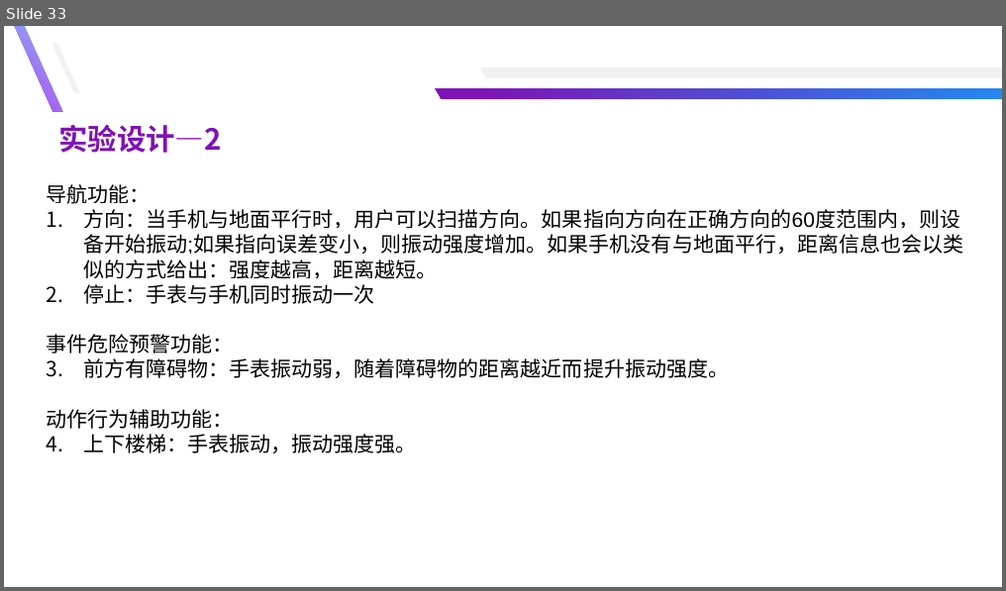
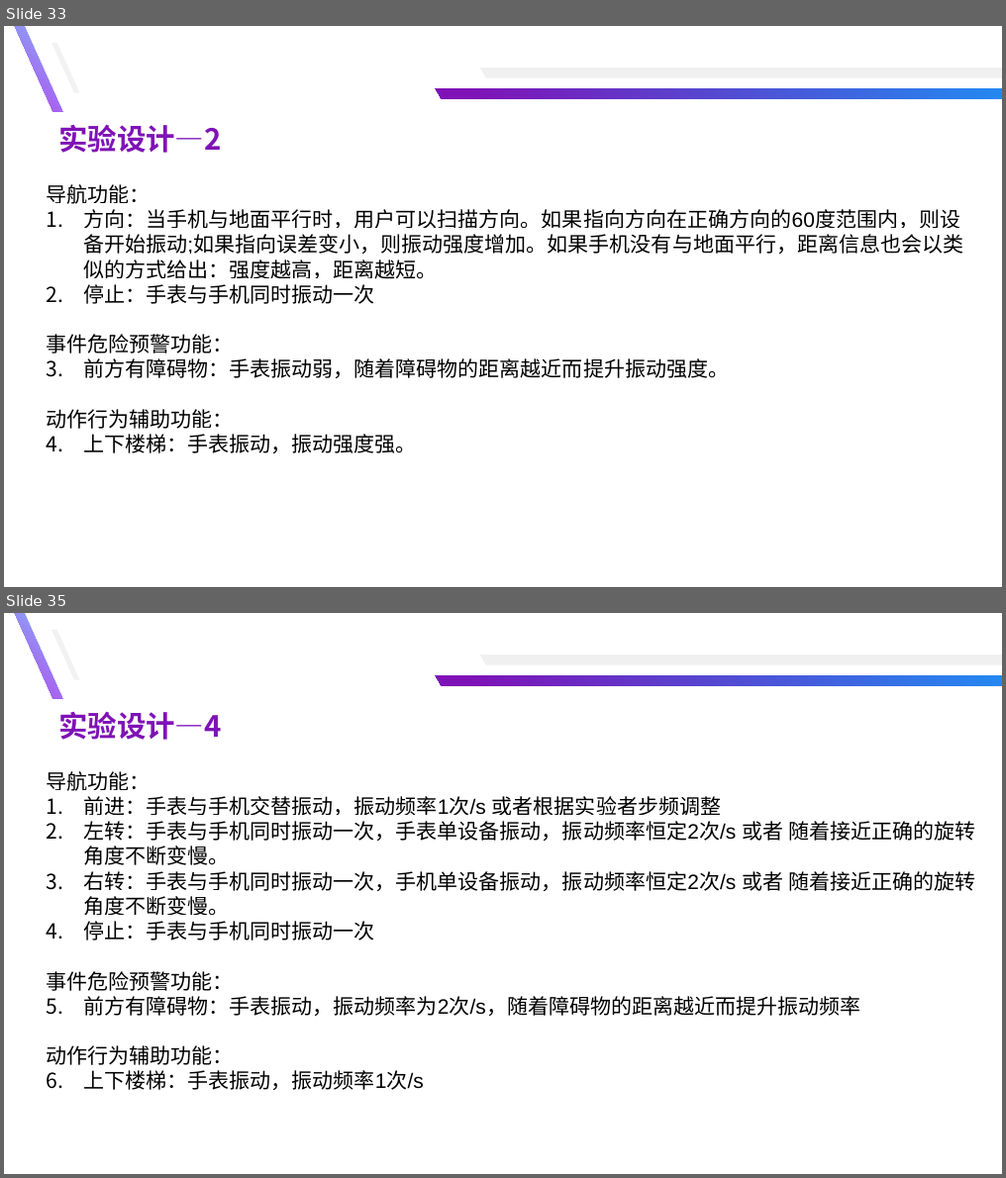
Before and after one commit to yuyongsong/Paper, a slide deck: 总结汇报-余泳松 .pptx. Shown one above the other, each under a label of ours: slide 33 before the commit, slides 33 and 35 after it; the slides between them are not shown. The pictures are 1006x591 and 1006x1178 pixels, drawn with LibreOffice and Linux fonts; fonts in the diff are those of the drawing. Boxes give left, top, right and bottom in pixels: in the first picture for what was removed or moved away, otherwise in the second. Text is boxed around its words. In the diff, an @@ line names an element or a change of style, - is before the commit and + after.

```diff
--- a/总结汇报-余泳松 .pptx
+++ b/总结汇报-余泳松 .pptx
@@ slide 35 added at box(4, 613, 1002, 1174), background #FFFFFF @@
@@ freeform shape added at box(15, 613, 62, 699), fill gradient #81BDF8 to #B543ED @@
@@ freeform shape added at box(52, 630, 80, 679), fill #F2F2F2 @@
@@ freeform shape added at box(480, 655, 1002, 665), fill #F0F0F0 @@
@@ freeform shape added at box(436, 676, 1002, 686), fill gradient #228AF2 to #7F12B6 @@
@@ text added at box(58, 711, 221, 740), 28 pt, text #7F12B6, bold @@
+实验设计—4
@@ text added at box(46, 771, 975, 1090), 20 pt, text #000000 @@
+导航功能：
+1. 前进：手表与手机交替振动，振动频率1次/s 或者根据实验者步频调整
+2. 左转：手表与手机同时振动一次，手表单设备振动，振动频率恒定2次/s 或者 随着接近正确的旋转角度不断变慢。
+3. 右转：手表与手机同时振动一次，手机单设备振动，振动频率恒定2次/s 或者 随着接近正确的旋转角度不断变慢。
+4. 停止：手表与手机同时振动一次
+事件危险预警功能：
+1. 前方有障碍物：手表振动，振动频率为2次/s，随着障碍物的距离越近而提升振动频率
+动作行为辅助功能：
+1. 上下楼梯：手表振动，振动频率1次/s
```
Also in this commit, not shown: 1 slide changed, 1 other slide added, 2 other files.
